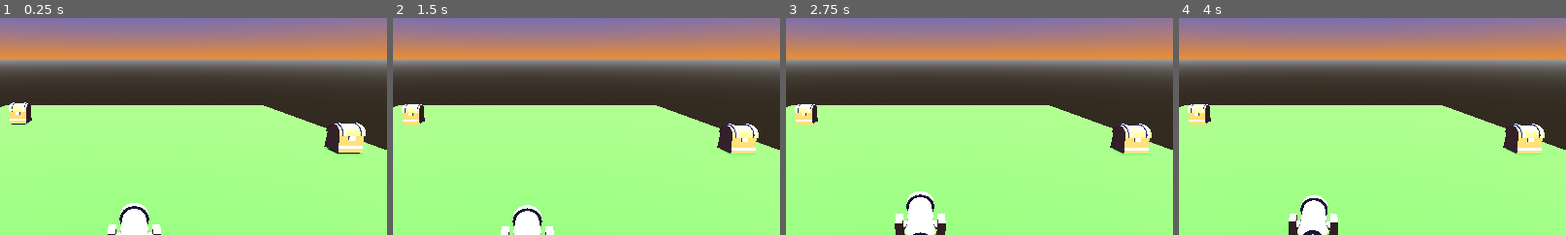
Above: before the commit, frames 1-4 (left to right).
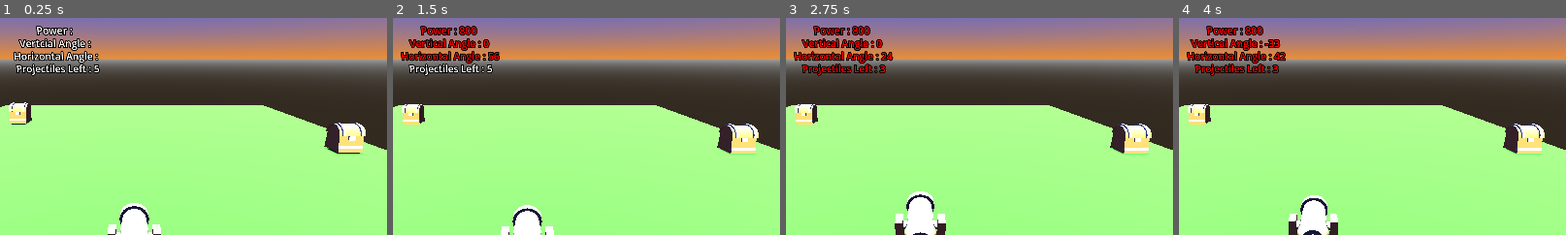
Above: after the commit, the same moments.

Repository: bsu-cs315/e3-evan.kiser
Game: Godot game, scene res://world/world.tscn
Same seed, same stepped clock (60 frames per second), same inputs: the game is played once before the commit and once after it. The project has no main scene, so this scene is started directly.
Inputs:
- Up to frame 1 (0.25 s): no input
- Up to frame 2 (1.5 s): hold D (angle_right) 0.53-1.28 s; tap E (decrease_power) at 0.6 s; tap Enter at 1.25 s; hold S (angle_down) from 1.28 s (still down); tap Q (increase_power) at 1.35 s
- Up to frame 3 (2.75 s): tap Space (launch) at 2, 2.1 s; release S (angle_down) at 2.03 s; hold D (angle_right) from 2.03 s (still down)
- Up to frame 4 (4 s): release D (angle_right) at 2.78 s; hold W (angle_up) 2.78-3.53 s; tap E (decrease_power) at 2.85 s; tap Enter at 3.5 s; hold A (angle_left) from 3.53 s (still down); tap Q (increase_power) at 3.6 s
The pictures show only the part of the screen within x 33-83%, y 26-76%; the shares and areas given below are measured in that part.

The runs differ from the first frame. In frame 1, 2.4% of the frame differs, in the area x 3-26%, y 3-27%; in frame 2, 2.7%; in frame 3, 2.8%; in frame 4, 2.9%, in the area x 2-28%, y 3-27%.

Commit message:
Create labels in the world
The labels will display the angles, power, number of projectiles left, and if the player it the target

Diff:
--- /dev/null
+++ b/project/world/world.gd
@@ -0,0 +1,26 @@
+extends Node3D
+
+
+func _process(_delta: float) -> void:
+	if $Target.winDetector:
+		$WinLabel.text = "You hit the Flag!"
+		await(get_tree().create_timer(5).timeout)
+		#get_tree().change_scene_to_file("res://title_screen/title_screen.tscn")
+
+
+func _on_cannon_power_changed() -> void:
+	$PowerLabel.text = "Power : %.d" % $Cannon.power
+	$PowerLabel.modulate = Color.RED
+
+func _on_cannon_projectile_amount_changed() -> void:
+	$ProjectilesLeftLabel.text = "Projectiles Left : %.d" % $Cannon.balls_left
+	$ProjectilesLeftLabel.modulate = Color.RED
+
+func _on_cannon_horizontal_angle_changed() -> void:
+	$HorizontalAngleLabel.text = "Horizontal Angle : %.d" % rad_to_deg(-1*$Cannon.angle_horizontal)
+	$HorizontalAngleLabel.modulate = Color.RED
+
+
+func _on_cannon_vertical_angle_changed() -> void:
+	$VerticalAngleLabel.text = "Vertical Angle : %.d" % rad_to_deg(-1*$Cannon.angle_vertical)
+	$VerticalAngleLabel.modulate = Color.RED
--- a/project/world/world.tscn
+++ b/project/world/world.tscn
@@ -1,6 +1,7 @@
-[gd_scene load_steps=9 format=3 uid="uid://cr0l07aycl5lr"]
+[gd_scene load_steps=10 format=3 uid="uid://cr0l07aycl5lr"]
 
 [ext_resource type="PackedScene" uid="uid://b5k3jr2gwuwbc" path="res://cannon/cannon.tscn" id="1_fnbxv"]
+[ext_resource type="Script" path="res://world/world.gd" id="1_xsxix"]
 [ext_resource type="PackedScene" uid="uid://bkn6l3ysp2jw8" path="res://target/target.tscn" id="2_liqd3"]
 
 [sub_resource type="ProceduralSkyMaterial" id="ProceduralSkyMaterial_sfcev"]
@@ -24,6 +25,7 @@
 size = Vector3(100, 1, 100)
 
 [node name="World" type="Node3D"]
+script = ExtResource("1_xsxix")
 
 [node name="Camera3D" type="Camera3D" parent="."]
 transform = Transform3D(1, 0, 0, 0, 0.976296, 0.21644, 0, -0.21644, 0.976296, 0, 17.304, 59.347)
@@ -58,3 +60,32 @@
 
 [node name="Target2" parent="." instance=ExtResource("2_liqd3")]
 transform = Transform3D(-1, 0, -8.74228e-08, 0, 1, 0, 8.74228e-08, 0, -1, -32, 0, -19)
+
+[node name="PowerLabel" type="Label3D" parent="."]
+transform = Transform3D(1, 0, 0, 0, 1, 0, 0, 0, 1, -25, 26, -35)
+pixel_size = 0.1
+text = "Power : "
+
+[node name="VerticalAngleLabel" type="Label3D" parent="."]
+transform = Transform3D(1, 0, 0, 0, 1, 0, 0, 0, 1, -25, 22, -35)
+pixel_size = 0.1
+text = "Vertcial Angle : "
+
+[node name="HorizontalAngleLabel" type="Label3D" parent="."]
+transform = Transform3D(1, 0, 0, 0, 1, 0, 0, 0, 1, -25, 18, -35)
+pixel_size = 0.1
+text = "Horizontal Angle : "
+
+[node name="ProjectilesLeftLabel" type="Label3D" parent="."]
+transform = Transform3D(1, 0, 0, 0, 1, 0, 0, 0, 1, -25, 14, -35)
+pixel_size = 0.1
+text = "Projectiles Left : 5"
+
+[node name="WinLabel" type="Label3D" parent="."]
+transform = Transform3D(1, 0, 0, 0, 1, 0, 0, 0, 1, 25, 22, -35)
+pixel_size = 0.1
+
+[connection signal="horizontal_angle_changed" from="Cannon" to="." method="_on_cannon_horizontal_angle_changed"]
+[connection signal="power_changed" from="Cannon" to="." method="_on_cannon_power_changed"]
+[connection signal="projectile_amount_changed" from="Cannon" to="." method="_on_cannon_projectile_amount_changed"]
+[connection signal="vertical_angle_changed" from="Cannon" to="." method="_on_cannon_vertical_angle_changed"]
